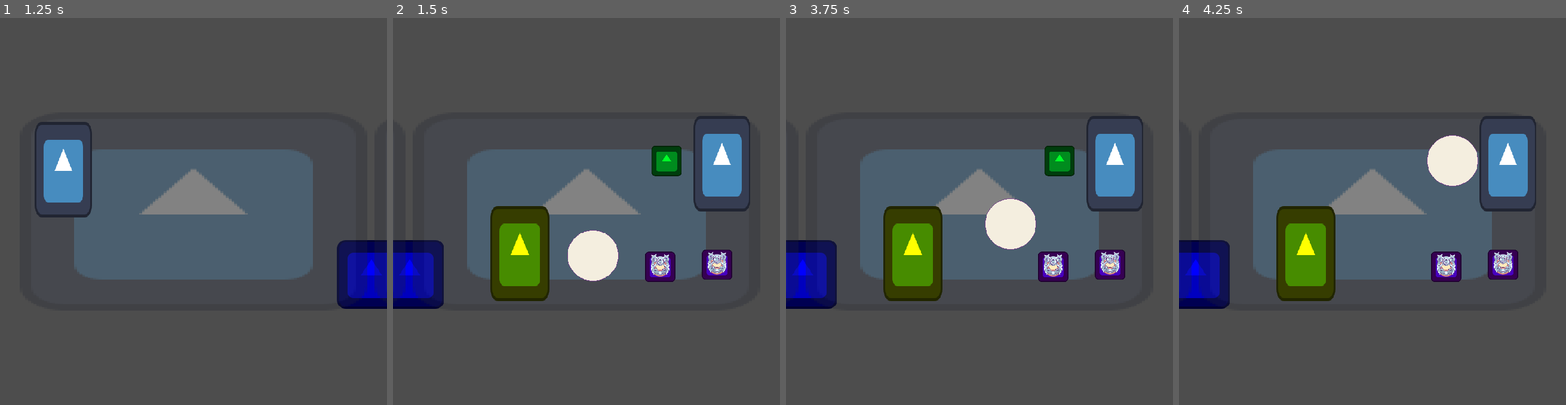
Above: before the commit, frames 1-4 (left to right).
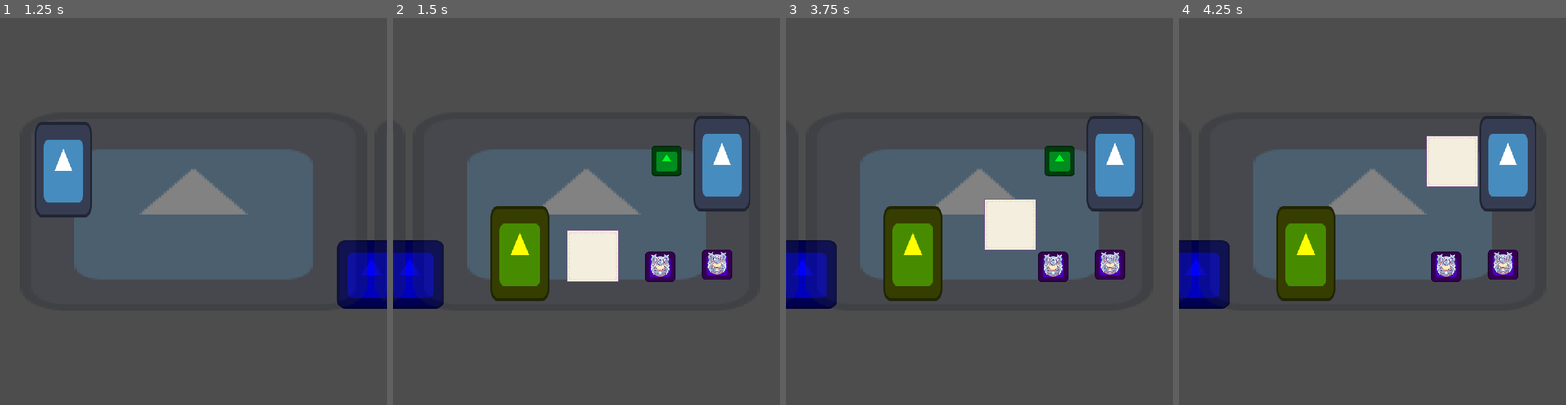
Above: after the commit, the same moments.

Repository: luankaike-code/felpo-jam-2026
Game: Godot game, scene res://scenes/screens/root_game.tscn
Two runs of this game, one before a commit and one after it. Both use one fixed random seed, a clock stepped at 60 frames per second and the inputs below. The engine's default icon, where the game draws it, is replaced by a stand-in: a white triangle on a blue panel in a dark square.
Inputs (mouse positions are in pixels of both pictures, inside the frame that each line leads up to):
- Up to frame 1 (1.25 s): click (58, 203) at 0.52 s
- Up to frame 2 (1.5 s): tap Enter (ui_accept) at 1.25 s; move the mouse to (671, 192) at 1.27 s; hold Right (ui_right) from 1.28 s (still down); click (671, 192) at 1.42 s
- Up to frame 3 (3.75 s): tap Enter (ui_accept) at 1.52, 2.75, 3.5 s; release Right (ui_right) at 2 s; drag from (902, 230) to (1157, 273) at 2.02 s; move the mouse to (1018, 126) at 2.77 s; hold Right (ui_right) 2.78-3.5 s; drag from (987, 254) to (1060, 161) at 3.52 s
- Up to frame 4 (4.25 s): no input

Frame 1 is identical in both runs. In frame 2, 0.5% of the frame differs, in the area x 44-59%, y 54-69%; in frame 3, 0.5%; in frame 4, 0.5%.

Commit message:
Update paper texture and colision

Diff:
--- a/felpojam-2026-game-code/scenes/entitys/paper.tscn
+++ b/felpojam-2026-game-code/scenes/entitys/paper.tscn
@@ -3,8 +3,8 @@
 [ext_resource type="Script" uid="uid://cfp54i0lipwwp" path="res://scripts/entitys/paper/paper.gd" id="1_memgj"]
 [ext_resource type="Texture2D" uid="uid://di80gb0d2s6mt" path="res://assets/images/paper.png" id="2_n4o0a"]
 
-[sub_resource type="CircleShape2D" id="CircleShape2D_yj7eo"]
-radius = 30.0
+[sub_resource type="RectangleShape2D" id="RectangleShape2D_n4o0a"]
+size = Vector2(76, 78)
 
 [node name="Paper" type="Area2D" unique_id=449771312]
 z_index = 500
@@ -15,4 +15,4 @@
 texture = ExtResource("2_n4o0a")
 
 [node name="CollisionShape2D" type="CollisionShape2D" parent="." unique_id=1041061041]
-shape = SubResource("CircleShape2D_yj7eo")
+shape = SubResource("RectangleShape2D_n4o0a")
Binary file changed: felpojam-2026-game-code/assets/images/paper.png
